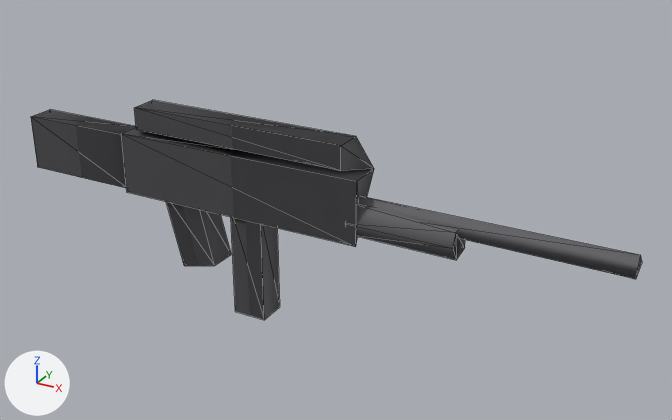
A saved change to the glTF model assets/models/weapons/weapon_rifle_us.lod1.glb.
The view is the same before and after, from a camera (50 mm lens) standing at (0.835, -1.194, 0.582) and looking at (0.154, 0.045, -0.037). The lights are fixed; the arrows at lower left show +X, +Y and +Z. The picture after the commit comes second. Mesh edges are drawn as thin lines.
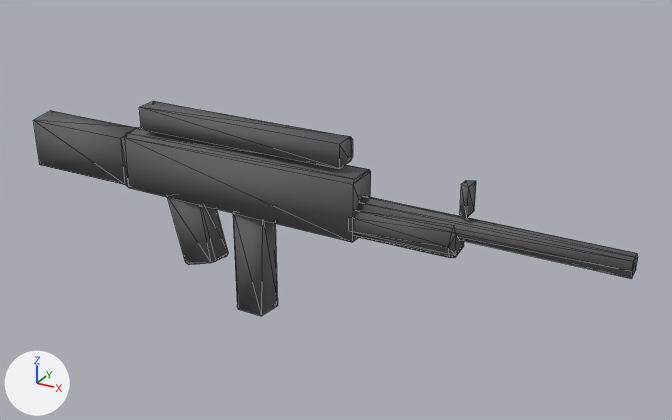
What differs and where, as boxes [x1, y1, x2, y2] in the pictures (672 x 420 px):
'Mesh_0', reshaped: before [31, 100, 642, 320]; after [33, 101, 638, 316]
part 1 of me_mesh_0, rebuilt (22% narrower, 18% shorter): before [31, 100, 465, 260]; after [33, 111, 371, 242]
part 2 of me_mesh_0, rebuilt (6% narrower): before [231, 217, 279, 320]; after [233, 214, 278, 316]
part 3 of me_mesh_0, rebuilt: before [166, 202, 231, 266]; after [167, 197, 228, 265]
part 4 of me_mesh_0, rebuilt: before [358, 196, 642, 279]; after [357, 196, 638, 279]
part 5 of me_mesh_0, added: after [353, 209, 464, 258]
part 6 of me_mesh_0, added: after [139, 101, 353, 169]
part 7 of me_mesh_0, added: after [460, 180, 476, 218]

Diff of the bpy script that builds the scene:
```diff
--- a/assets/models/weapons/weapon_rifle_us.lod1.glb.py
+++ b/assets/models/weapons/weapon_rifle_us.lod1.glb.py
@@ me_mesh_0 @@
 # used by ob_mesh_0; location = (0.0, 0.0, 0.0)
-me_mesh_0.from_pydata(...)  # 52 vertices, 84 faces; spans x -0.45..0.65, y -0.03..0.03, z -0.24..0.105
+me_mesh_0.from_pydata(...)  # 130 vertices, 232 faces; spans x -0.444..0.644, y -0.03..0.03, z -0.24..0.105
+# me_mesh_0 part 1: the loose piece of 30 vertices spanning x -0.45..0.39, y -0.03..0.03, z -0.055..0.105 is rebuilt with 26 vertices and now spans x -0.444..0.224, y -0.03..0.03, z -0.05..0.055
+# me_mesh_0 part 2: the loose piece of 8 vertices spanning x -0.01..0.05, y -0.025..0.025, z -0.24..-0.04 is rebuilt with 19 vertices and now spans x -0.01..0.05, y -0.025..0.025, z -0.24..-0.04
+# me_mesh_0 part 3: the loose piece of 8 vertices spanning x -0.151..-0.049, y -0.025..0.025, z -0.176..-0.024 is rebuilt with 19 vertices and now spans x -0.149..-0.051, y -0.025..0.025, z -0.175..-0.025
+# me_mesh_0 part 4: the loose piece of 6 vertices spanning x 0.19..0.65, y -0.017..0.018, z -0.013..0.018 is rebuilt with 14 vertices and now spans x 0.196..0.644, y -0.018..0.017, z -0.017..0.018
+# me_mesh_0 part 5: a new loose piece of 32 vertices spanning x 0.21..0.39, y -0.03..0.03, z -0.05..0.01, in mat_weapon_rifle_us (dark grey #616165)
+# me_mesh_0 part 6
+# 6 vertices are added at (-0.194, 0.019, 0.065), (-0.194, 0.025, 0.099), (-0.194, 0.025, 0.071), (-0.194, 0.019, 0.105), (-0.194, -0.019, 0.065), (-0.194, -0.019, 0.105)
+# 6 new vertices lie (0.388, 0.0, 0.0) away from vertices in x -0.194, y -0.019..0.025, z 0.065..0.105
+# 20 new faces join them
+# me_mesh_0 part 7
+# 8 vertices are added at x 0.39..0.404, y -0.015..0.015, z 0.026..0.074
+# 12 new faces join them
 me_mesh_0.materials.append(mat_weapon_rifle_us)
```
